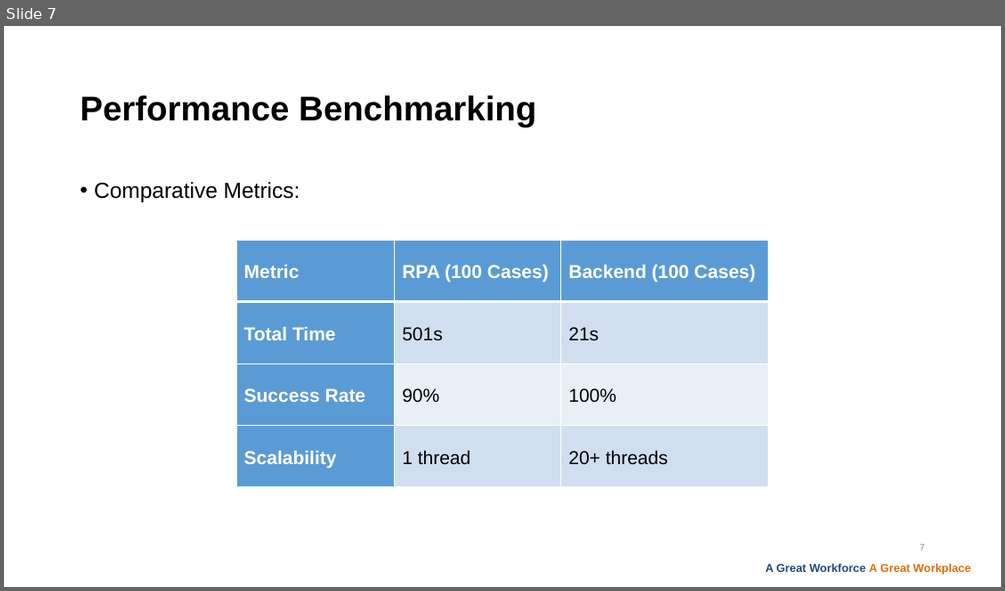
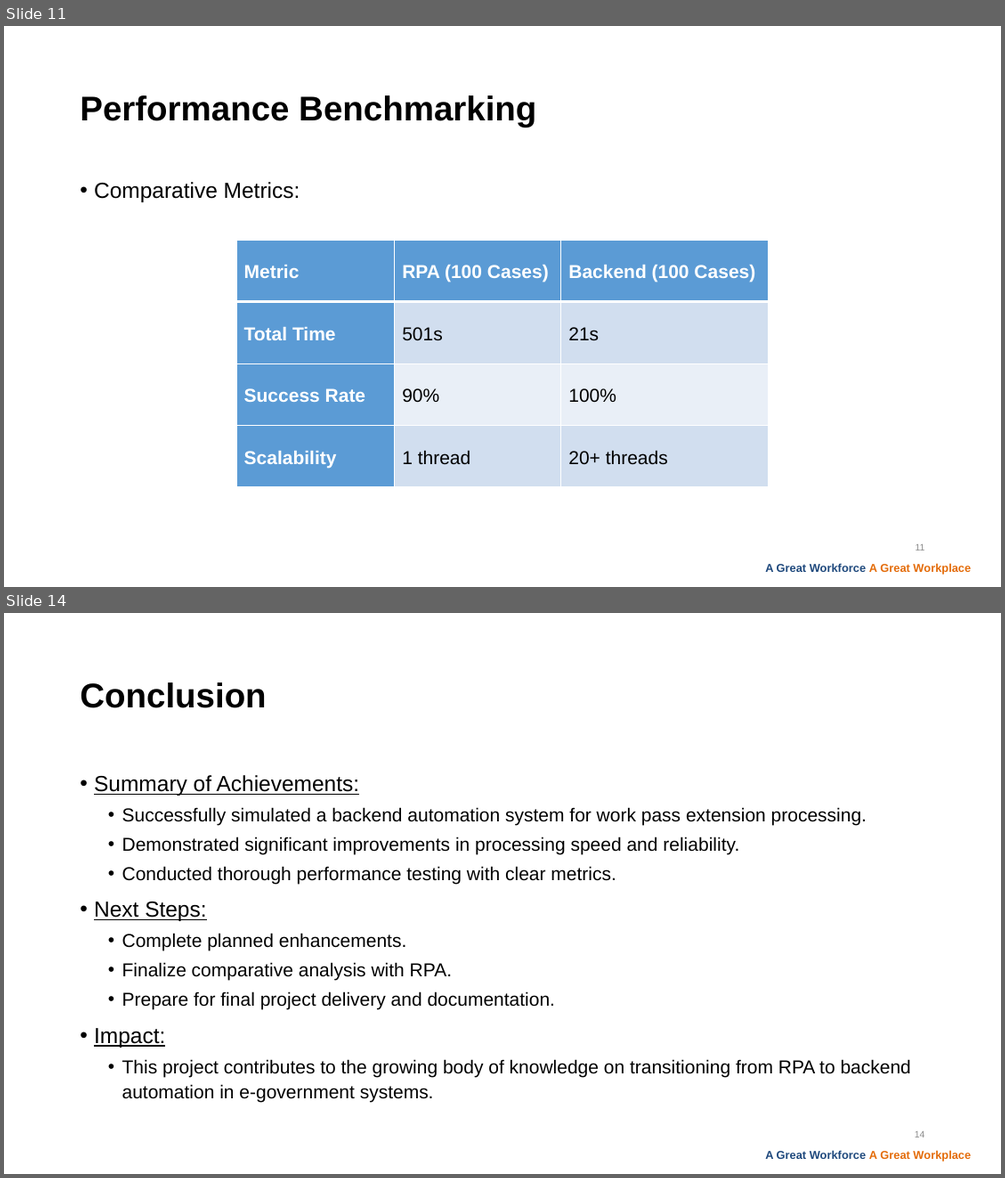
Before and after one commit to 1lhc/database, a slide deck: Presentation1.pptx. Shown one above the other, each under a label of ours: slide 7 before the commit, slides 11 and 14 after it; the slides between them are not shown. The pictures are 1005x591 and 1005x1178 pixels, drawn with LibreOffice and Linux fonts; fonts in the diff are those of the drawing; background and template pictures are left out. Boxes give left, top, right and bottom in pixels: in the first picture for what was removed or moved away, otherwise in the second. Text is boxed around its words. In the diff, an @@ line names an element or a change of style, - is before the commit and + after.

```diff
--- a/Presentation1.pptx
+++ b/Presentation1.pptx
@@ slide 14 added at box(4, 613, 1001, 1174), background #FFFFFF; not listed: 1 template element that a slide beside it also shows @@
@@ title added at box(80, 682, 266, 708), 33 pt, text #000000, bold @@
+Conclusion
@@ text added at box(94, 775, 911, 1103), 18 pt, text #000000 @@
+• Summary of Achievements:
+  • Successfully simulated a backend automation system for work pass extension processing.
+  • Demonstrated significant improvements in processing speed and reliability.
+  • Conducted thorough performance testing with clear metrics.
+• Next Steps:
+  • Complete planned enhancements.
+  • Finalize comparative analysis with RPA.
+  • Prepare for final project delivery and documentation.
+• Impact:
+  • This project contributes to the growing body of knowledge on transitioning from RPA to backend automation in e-government systems.
@@ page number added at box(914, 1131, 925, 1137), 9 pt, text #8C8C8C @@
+14
@@ what was slide 7 is now slide 11 @@
@@ page number at box(915, 544, 925, 550): text changed @@
-7
+11
```
Also in this commit, not shown: 5 slides changed, 6 other slides added, 8 slides removed.
